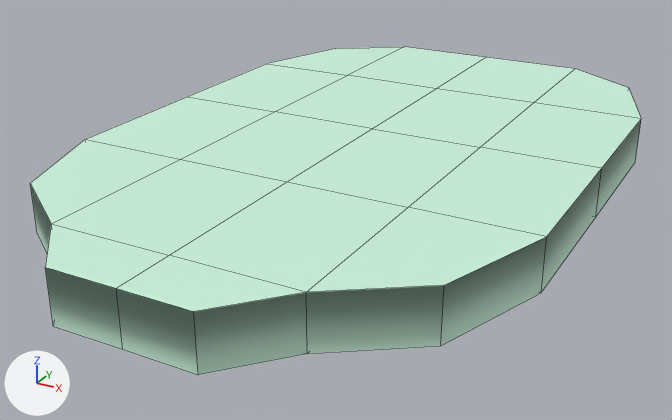
What one commit did to the OBJ model Prototype/Assets/Models/GoodPad.obj.
Before and after are seen from a 50 mm camera at (21.6, -97.8, 23.6) aimed at (7.1, -71.4, 10.4). Arrows for +X, +Y and +Z are at lower left; the lights stay in place. Mesh edges are drawn as thin lines. Where no turn or scale is listed for an object, it has been applied to the vertices.

In view in the first picture: 'GoodPad'.
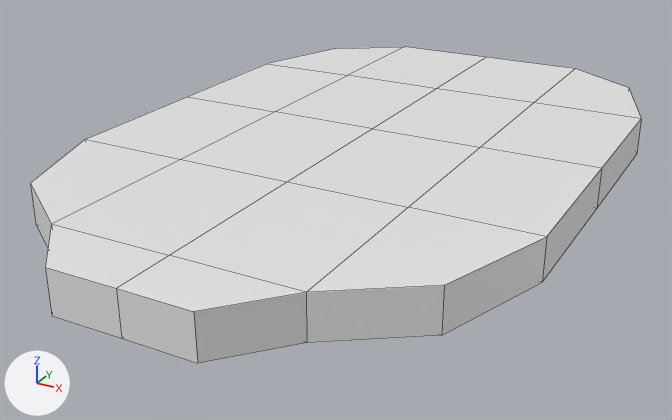
The newer file is also turned or shifted as a whole; pictures and numbers use the older file's frame.

Boxes (x1, y1, x2, y2) around the edits, measured in the pictures (672 x 420 px; the box of a moved part takes in the faces that stretch with it):
'GoodPad', reshaped
    before: (30, 47, 641, 375)
    after: (30, 47, 641, 363)
part 1 of me_goodpad, moved or reshaped
    before: (30, 184, 547, 375)
    after: (30, 184, 547, 363)
part 2 of me_goodpad, recoloured
    both: (30, 47, 641, 312)

The change in detail:
me_goodpad is used by ob_goodpad; location (0.0, 0.0, 0.0).
me_goodpad had 56 vertices, 54 faces and spanned x -0.7..15.6, y -83.0..-57.8, z 11.2..12.9.
me_goodpad now has 52 vertices, 50 faces and spans x -0.7..15.6, y -83.0..-57.8, z 11.5..12.9.
Part 1, on me_goodpad:
15 vertices are removed from x 0.6..14.3, y -81.0..-57.8, z 11.2.
36 faces are deleted.
11 vertices in x -0.7..15.6, y -83.0..-57.8, z 11.2 move by (0.0, 0.0, 0.3).
2 vertices move from x 7.5, y -75.2..-63.6, z 11.2 to x 7.5, y -79.1..-59.7, z 11.5.
3 vertices are added at (7.5, -63.6, 11.5), (7.5, -69.4, 11.5), (7.5, -75.2, 11.5).
8 new vertices lie (0.0, 0.0, -1.4) away from vertices in x 0.6..14.3, y -81.0..-57.8, z 12.9.
32 new faces join them.
me_goodpad part 2: 24 faces spanning x -0.7..15.6, y -83.0..-57.8, z 11.5..12.9 switch from mat_wire_153228184 (green #cbf3dd) to no material.
